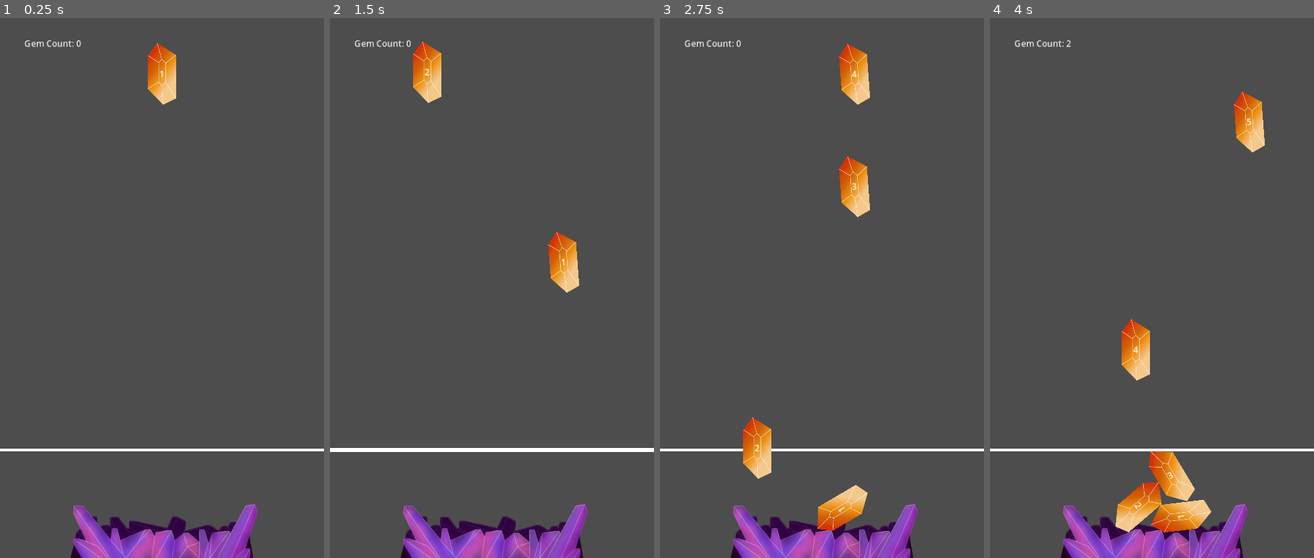
Above: before the commit, frames 1-4 (left to right).
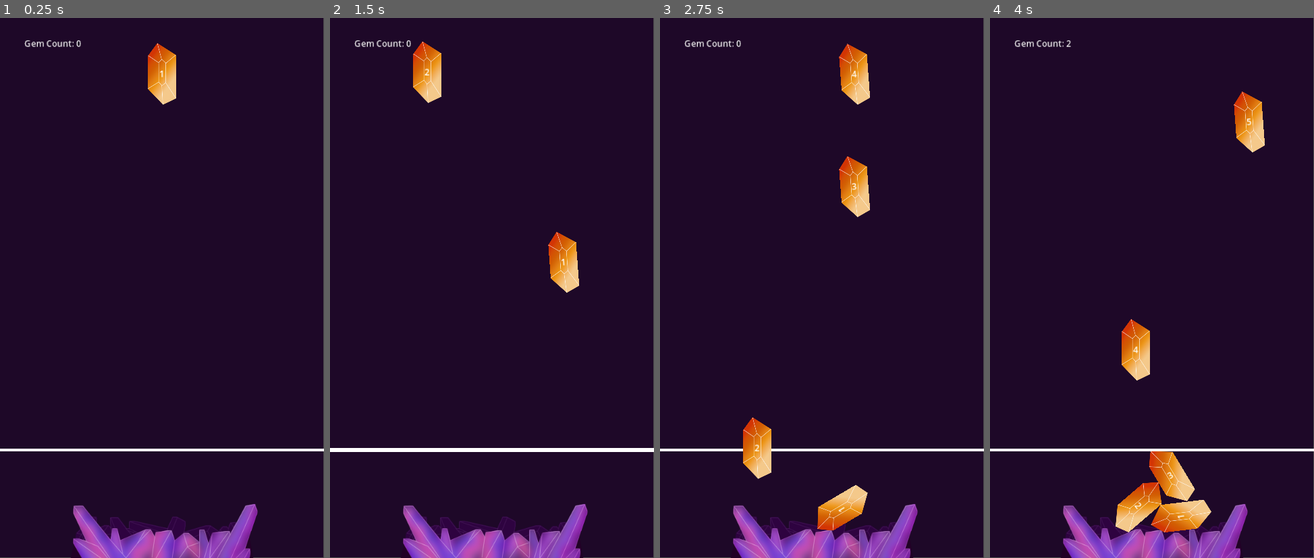
Above: after the commit, the same moments.

Repository: Valquest/Hoarder
Game: Godot game, scene res://scenes/game.tscn
Same seed, same stepped clock (60 frames per second), same inputs: the game is played once before the commit and once after it.
Inputs (mouse positions are in pixels of both pictures, inside the frame that each line leads up to):
- Up to frame 1 (0.25 s): no input
- Up to frame 2 (1.5 s): move the mouse to (563, 261) at 0.52 s; click (563, 261) at 0.67 s; move the mouse to (427, 315) at 1.27 s; click (427, 315) at 1.42 s
- Up to frame 3 (2.75 s): move the mouse to (854, 169) at 2.02 s; click (854, 169) at 2.17 s
- Up to frame 4 (4 s): move the mouse to (1135, 396) at 2.77 s; click (1135, 396) at 2.92 s; move the mouse to (1249, 369) at 3.52 s; click (1249, 369) at 3.67 s

The runs differ from the first frame. In frame 1, 95% of the frame differs, in the area x 0-100%, y 0-100%; in frame 2, 94%; in frame 3, 92%; in frame 4, 92%.

Commit message:
Shader setup
Setting up first shader

Diff:
--- a/scenes/game.tscn
+++ b/scenes/game.tscn
@@ -1,10 +1,14 @@
-[gd_scene load_steps=9 format=3 uid="uid://dqyk28poh0coy"]
+[gd_scene load_steps=11 format=3 uid="uid://dqyk28poh0coy"]
 
 [ext_resource type="Script" path="res://scripts/game.gd" id="1_7p4me"]
 [ext_resource type="PackedScene" uid="uid://ccsmrbsaj2w6b" path="res://scenes/main_platform.tscn" id="2_4o8qb"]
+[ext_resource type="Shader" path="res://shaders/game.gdshader" id="2_x3v24"]
 [ext_resource type="Script" path="res://scripts/line_2d.gd" id="3_1dpb1"]
 [ext_resource type="Script" path="res://scripts/area_2d.gd" id="4_5c08j"]
 [ext_resource type="Script" path="res://scripts/area_2d_highest_barrier.gd" id="5_v0ajq"]
+
+[sub_resource type="ShaderMaterial" id="ShaderMaterial_i0jqc"]
+shader = ExtResource("2_x3v24")
 
 [sub_resource type="Curve" id="Curve_jrjn7"]
 _data = [Vector2(0.503448, 0.49867), 0.286161, 0.286161, 0, 0]
@@ -18,13 +22,6 @@
 
 [node name="Game" type="Node2D"]
 script = ExtResource("1_7p4me")
-
-[node name="AnimatableBody2D" parent="." instance=ExtResource("2_4o8qb")]
-position = Vector2(305, 950)
-
-[node name="Camera2D" type="Camera2D" parent="."]
-position = Vector2(300, 500)
-position_smoothing_speed = 1.0
 
 [node name="CanvasLayer" type="CanvasLayer" parent="."]
 
@@ -43,6 +40,19 @@
 offset_right = 181.0
 offset_bottom = 59.0
 text = "0"
+
+[node name="ColorRect" type="ColorRect" parent="."]
+material = SubResource("ShaderMaterial_i0jqc")
+offset_right = 599.0
+offset_bottom = 999.0
+color = Color(0.117647, 0.0313726, 0.156863, 1)
+
+[node name="AnimatableBody2D" parent="." instance=ExtResource("2_4o8qb")]
+position = Vector2(305, 950)
+
+[node name="Camera2D" type="Camera2D" parent="."]
+position = Vector2(300, 500)
+position_smoothing_speed = 1.0
 
 [node name="Line2D" type="Line2D" parent="."]
 points = PackedVector2Array(0, 800, 600, 800)
--- /dev/null
+++ b/shaders/game.gdshader
@@ -0,0 +1,14 @@
+shader_type canvas_item;
+
+void vertex() {
+	// Called for every vertex the material is visible on.
+}
+
+void fragment() {
+	// Called for every pixel the material is visible on.
+}
+
+//void light() {
+	// Called for every pixel for every light affecting the CanvasItem.
+	// Uncomment to replace the default light processing function with this one.
+//}
